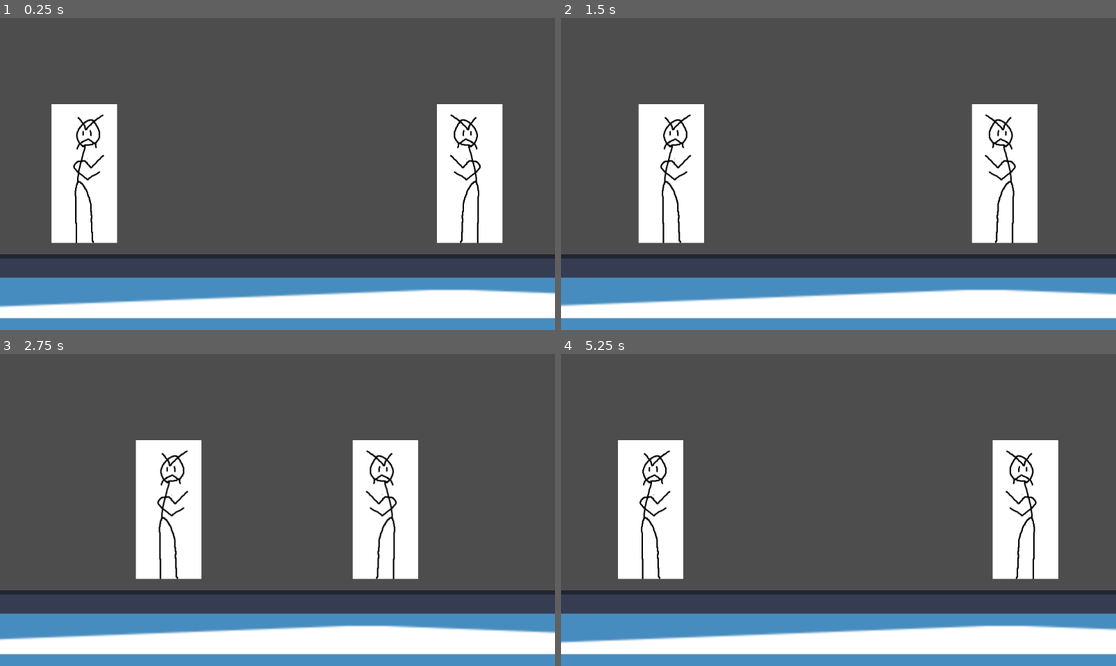
Above: before the commit, frames 1-4 (two rows, left to right).
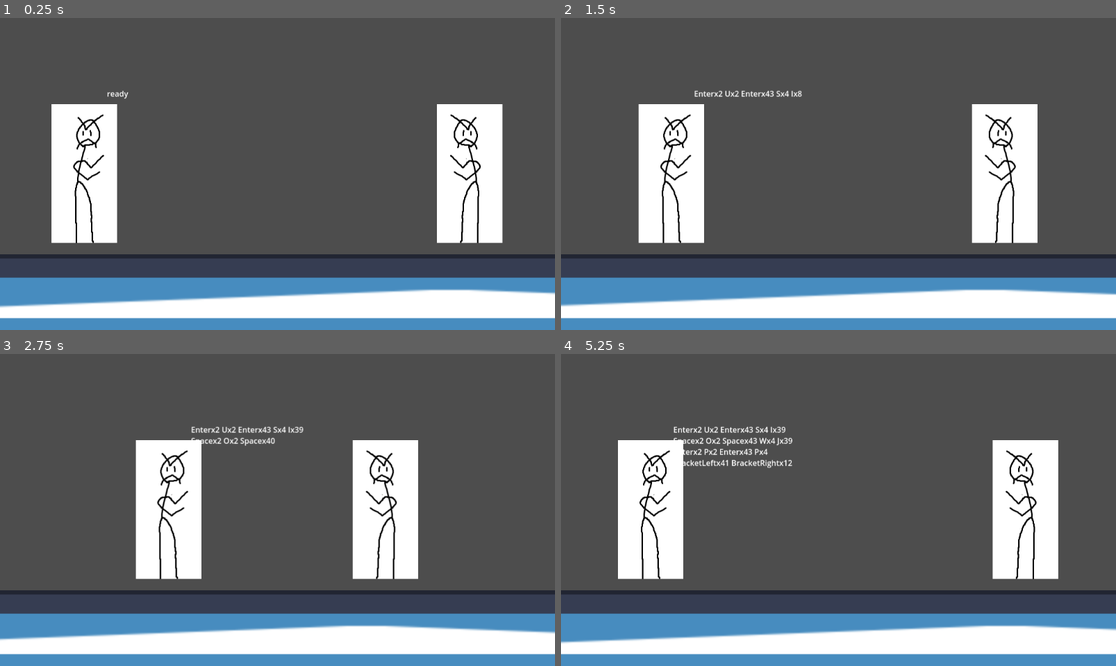
Above: after the commit, the same moments.

Repository: MichaelRatel/Fighting-Game-IEEE
Game: Godot game, scene res://main_scene.tscn
Same seed, same stepped clock (60 frames per second), same inputs: the game is played once before the commit and once after it. The engine's default icon, where the game draws it, is replaced by a stand-in: a white triangle on a blue panel in a dark square.
Inputs:
- Up to frame 1 (0.25 s): no input
- Up to frame 2 (1.5 s): tap Enter at 0.5 s; hold D (player1_right) 0.53-1.28 s; hold U (player1_a) 0.53-1.28 s; hold S (player1_down) from 1.28 s (still down); tap I (player1_b) at 1.35 s
- Up to frame 3 (2.75 s): tap Space at 2 s; release S (player1_down) at 2.03 s; hold D (player1_right) from 2.03 s (still down); hold O (player1_c) from 2.03 s (still down)
- Up to frame 4 (5.25 s): release D (player1_right) at 2.78 s; release O (player1_c) at 2.78 s; hold W (player1_up) 2.78-3.53 s; tap J (player1_d) at 2.85 s; tap Enter at 3.5 s; hold P (player2_a) 3.53-4.28 s; hold A (player1_left) 3.53-5.03 s; tap [ (player2_b) at 4.35 s; hold S (player1_down) from 5.03 s (still down); hold ] (player2_c) from 5.03 s (still down)

The runs differ from the first frame. In frame 1, less than 0.1% of the frame differs, in the area x 19-24%, y 23-26%; in frame 2, 0.2%; in frame 3, 0.4%; in frame 4, 0.9%, in the area x 20-42%, y 23-37%.

Commit message:
Added code for input text sequence for players in the file input_history.gd

Diff:
--- a/InputHistory.gd
+++ /dev/null
@@ -1,12 +0,0 @@
-extends RichTextLabel
-
-var persistentState : Node2D
-
-# Called when the node enters the scene tree for the first time.
-func _ready():
-	pass # Replace with function body.
-
-
-# Called every frame. 'delta' is the elapsed time since the previous frame.
-func _process(delta):
-	pass
--- /dev/null
+++ b/input_history.gd
@@ -0,0 +1,44 @@
+extends RichTextLabel
+
+var persistentState : Node2D
+
+var last_input : String
+var current_input : String
+var input_array : Array
+var count = 1 # counts the number of frames the input was held
+var current_keycode
+var timer = 1 #counts the number of frames for the text to disappear
+
+# Called when the node enters the scene tree for the first time.
+func _ready():
+	self.text="ready"
+
+
+# Called every frame. 'delta' is the elapsed time since the previous frame.
+func _process(delta):
+	#yet to differentiate which player responds to which key
+	if Input.is_anything_pressed() and current_input != "": #only if current input is a keyboard input
+		if last_input != current_input:
+			input_array.append(current_input)
+			last_input = current_input
+			count = 1
+		else:
+			count=count+1
+			input_array.pop_back()
+			input_array.append(current_input+"x"+str(count))
+
+		self.text = " ".join(input_array)
+		timer=1
+	else:
+		last_input = ""
+		timer+=1
+		if timer*delta > 2: # greater than 2 seconds
+			self.text="ready"
+			timer=1
+			input_array=[]
+
+func _input(event):
+	if event is InputEventKey:
+		current_input=OS.get_keycode_string(event.keycode)
+	else:
+		current_input=""
--- a/main_scene.tscn
+++ b/main_scene.tscn
@@ -7,7 +7,7 @@
 [ext_resource type="Script" path="res://Camera2D.gd" id="3_nl6dh"]
 [ext_resource type="Texture2D" uid="uid://cwxmav0kc1r88" path="res://characters/all_rounder/PLACEHOLDERpng.png" id="4_7tfai"]
 [ext_resource type="Script" path="res://characters/input_buffer_node.gd" id="5_1rudy"]
-[ext_resource type="Script" path="res://InputHistory.gd" id="6_jti7v"]
+[ext_resource type="Script" path="res://input_history.gd" id="8_hwci4"]
 
 [sub_resource type="PhysicsMaterial" id="PhysicsMaterial_iybck"]
 
@@ -65,9 +65,11 @@
 script = ExtResource("5_1rudy")
 
 [node name="RichTextLabel" type="RichTextLabel" parent="Player1"]
-offset_right = 40.0
-offset_bottom = 40.0
-script = ExtResource("6_jti7v")
+offset_left = 47.0
+offset_top = -181.0
+offset_right = 308.0
+offset_bottom = -55.0
+script = ExtResource("8_hwci4")
 
 [node name="Player2" type="CharacterBody2D" parent="."]
 show_behind_parent = true
Not shown: 1 places in main_scene.tscn that only renumber resources
